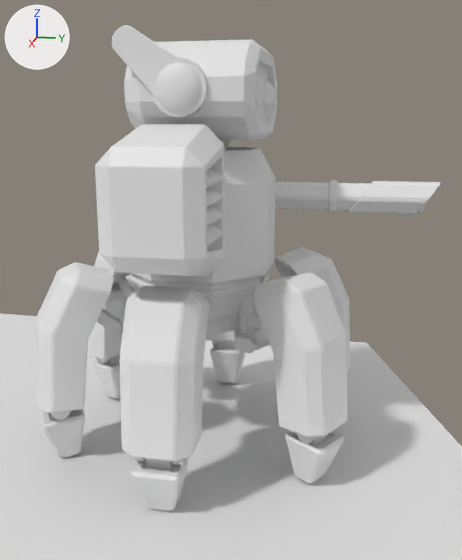
One commit to the Blender file HexGrid/Prefabs/Character/Robot_character.blend: the scene before it, then after it.
Before and after are seen from a 50 mm lens placed at (4.65, 1.17, 2.45), pointed at (0.01, 0.24, 1.29). Every picture has the same lights, and +X, +Y and +Z are marked at upper left.

Objects in the first picture: 'Antenna_R', 'Body.Bottom', 'Body.Torso', 'Head.001', 'Laser_Cannon_L', 'Leg_0.002', 'Leg_0.003', 'Leg_1.002', 'Leg_2.002', 'Leg_2.003', 'Leg_3.002', 'Leg_3.003', 'Leg_4.001', 'Leg_4.002', 'Leg_4.003', 'Leg_5.000', 'Leg_5.002', 'Missiles_R', 'Plane'.
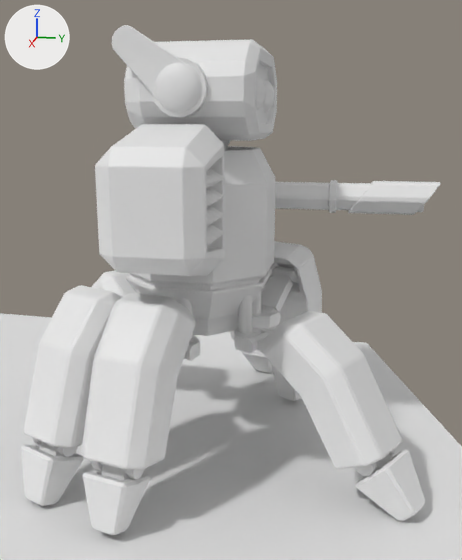
Commit message: Walking animation addition

The newer file adds an action. The first version stands in its rest pose; the second is drawn at frame 2 of the action 'Robot_PoseLib'.

The change in detail:
Object 'Leg_0.002' (ob_leg_0_002) moves from (-0.91, 0.0, 1.194) to (-0.952, 0.157, 1.096).
Object 'Leg_0.002' (ob_leg_0_002) turns from (0, 0, -180) to (0, -14, 163) degrees about x, y and z.
Object 'Leg_0.003' (ob_leg_0_003) moves from (-1.103, 0.0, 0.417) to (-1.306, 0.268, 0.387).
Object 'Leg_0.003' (ob_leg_0_003) turns from (0, 0, -180) to (0.1, -30, 163) degrees about x, y and z.
Object 'Leg_1.002' (ob_leg_1_002) moves from (-0.455, -0.788, 1.194) to (-0.546, -0.855, 0.952).
Object 'Leg_1.002' (ob_leg_1_002) turns from (0, 0, -120) to (-0.2, -25, -124) degrees about x, y and z.
Object 'Leg_2.002' (ob_leg_2_002) moves from (0.455, -0.788, 1.194) to (0.706, -0.596, 1.098).
Object 'Leg_2.002' (ob_leg_2_002) turns from (0, 0, -60) to (0, -14, -23) degrees about x, y and z.
Object 'Leg_2.003' (ob_leg_2_003) moves from (0.552, -0.955, 0.417) to (1.048, -0.745, 0.391).
Object 'Leg_2.003' (ob_leg_2_003) turns from (0, 6.5, -60) to (-0.8, -22, -23) degrees about x, y and z.
Object 'Leg_3.002' (ob_leg_3_002) moves from (0.91, 0.0, 1.194) to (0.94, -0.115, 1.137).
Object 'Leg_3.002' (ob_leg_3_002) turns from (0, 0, 0) to (0, -14, -13) degrees about x, y and z.
Object 'Leg_3.003' (ob_leg_3_003) moves from (1.103, 0.0, 0.417) to (1.306, -0.2, 0.43).
Object 'Leg_3.003' (ob_leg_3_003) turns from (0, 6.5, 0) to (0, -19, -13) degrees about x, y and z.
Object 'Leg_4.001' (ob_leg_4_001) turns from (0, 0, 60) to (-0.6, 36, 60) degrees about x, y and z.
Object 'Leg_4.002' (ob_leg_4_002) moves from (0.455, 0.788, 1.194) to (0.504, 0.885, 0.939).
Object 'Leg_4.002' (ob_leg_4_002) turns from (0, 0, 60) to (1.2, -26, 61) degrees about x, y and z.
Object 'Leg_4.003' (ob_leg_4_003) moves from (0.552, 0.955, 0.417) to (0.745, 1.346, 0.331).
Object 'Leg_4.003' (ob_leg_4_003) turns from (0, 6.5, 60) to (0, -46, 61) degrees about x, y and z.
In object 'Leg_5.000' (ob_leg_5_000), parent is no longer ob_body_bottom.
In object 'Leg_5.000' (ob_leg_5_000), matrix_parent_inverse is no longer Matrix(((1.0, 0.0, 0.0, 0.0), (0.0, 1.0, 0.0, 0.0), (0.0, 0.0, 1.0, -1.179), (0.0, 0.0, 0.0, 1.0))).
Object 'Leg_5.000' (ob_leg_5_000) moves from (0.225, -0.39, 1.328) to (-0.225, 0.39, 1.328).
Object 'Leg_5.000' (ob_leg_5_000) turns from (0, 0, -60) to (0, 0, 154) degrees about x, y and z.
In object 'Leg_5.001' (ob_leg_5_001), parent is no longer ob_body_bottom.
In object 'Leg_5.001' (ob_leg_5_001), matrix_parent_inverse is no longer Matrix(((1.0, 0.0, 0.0, 0.0), (0.0, 1.0, 0.0, 0.0), (0.0, 0.0, 1.0, -1.179), (0.0, 0.0, 0.0, 1.0))).
Object 'Leg_5.001' (ob_leg_5_001) moves from (0.291, -0.503, 0.912) to (-0.343, 0.447, 0.912).
Object 'Leg_5.001' (ob_leg_5_001) turns from (0, 0, -60) to (0, -4.1, 154) degrees about x, y and z.
In object 'Leg_5.002' (ob_leg_5_002), parent is no longer ob_body_bottom.
In object 'Leg_5.002' (ob_leg_5_002), matrix_parent_inverse is no longer Matrix(((1.0, 0.0, 0.0, 0.0), (0.0, 1.0, 0.0, 0.0), (0.0, 0.0, 1.0, -1.179), (0.0, 0.0, 0.0, 1.0))).
Object 'Leg_5.002' (ob_leg_5_002) moves from (0.455, -0.788, 1.194) to (-0.619, 0.582, 1.217).
Object 'Leg_5.002' (ob_leg_5_002) turns from (0, 0, -60) to (-0.1, 0.2, 154) degrees about x, y and z.
In object 'Leg_5.003' (ob_leg_5_003), parent is no longer ob_body_bottom.
In object 'Leg_5.003' (ob_leg_5_003), matrix_parent_inverse is no longer Matrix(((1.0, 0.0, 0.0, 0.0), (0.0, 1.0, 0.0, 0.0), (0.0, 0.0, 1.0, -1.179), (0.0, 0.0, 0.0, 1.0))).
Object 'Leg_5.003' (ob_leg_5_003) moves from (0.552, -0.955, 0.417) to (-0.79, 0.667, 0.44).
Object 'Leg_5.003' (ob_leg_5_003) turns from (0, 6.5, -60) to (-0.2, 8.1, 154) degrees about x, y and z.

Where the change shows, as pixel boxes [x1, y1, x2, y2] in the pictures (462 x 560 px):
'Leg_3.002', moved, turned
    before: [120, 286, 210, 465]
    after: [82, 293, 196, 480]
'Leg_4.002', moved, turned
    before: [253, 273, 348, 444]
    after: [262, 311, 402, 477]
'Leg_2.002', moved, turned
    before: [36, 262, 114, 420]
    after: [23, 285, 122, 457]
'Leg_3.003', moved, turned
    before: [131, 457, 189, 511]
    after: [82, 463, 150, 535]
'Leg_4.003', moved, turned
    before: [285, 431, 345, 484]
    after: [356, 449, 425, 521]
'Leg_2.003', moved, turned
    before: [40, 409, 85, 458]
    after: [21, 441, 84, 506]
'Leg_5.002', moved, turned
    before: [275, 247, 350, 371]
    after: [261, 241, 322, 331]
'Leg_1.002', moved, turned
    before: [88, 252, 128, 364]
    after: [92, 270, 136, 297]
'Leg_0.003', moved, turned
    before: [210, 341, 246, 383]
    after: [241, 350, 273, 373]
'Leg_5.001', moved, turned (not visible before)
    after: [261, 266, 293, 314]
'Leg_5.000', moved, turned
    before: [252, 301, 264, 329]
    after: [252, 291, 281, 328]
'Leg_5.003', moved, turned (not visible before)
    after: [271, 363, 301, 401]
'Leg_4.001', turned
    before: [250, 328, 270, 350]
    after: [250, 332, 269, 353]
'Leg_0.002', moved, turned
    before: [206, 331, 234, 346]
    after: [230, 328, 263, 340]
